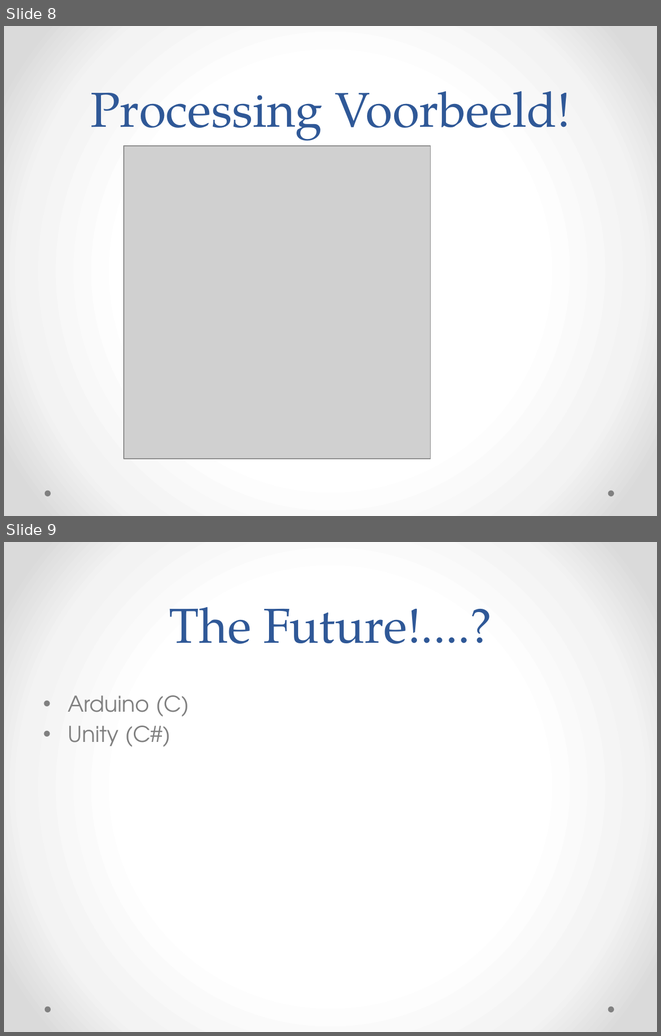
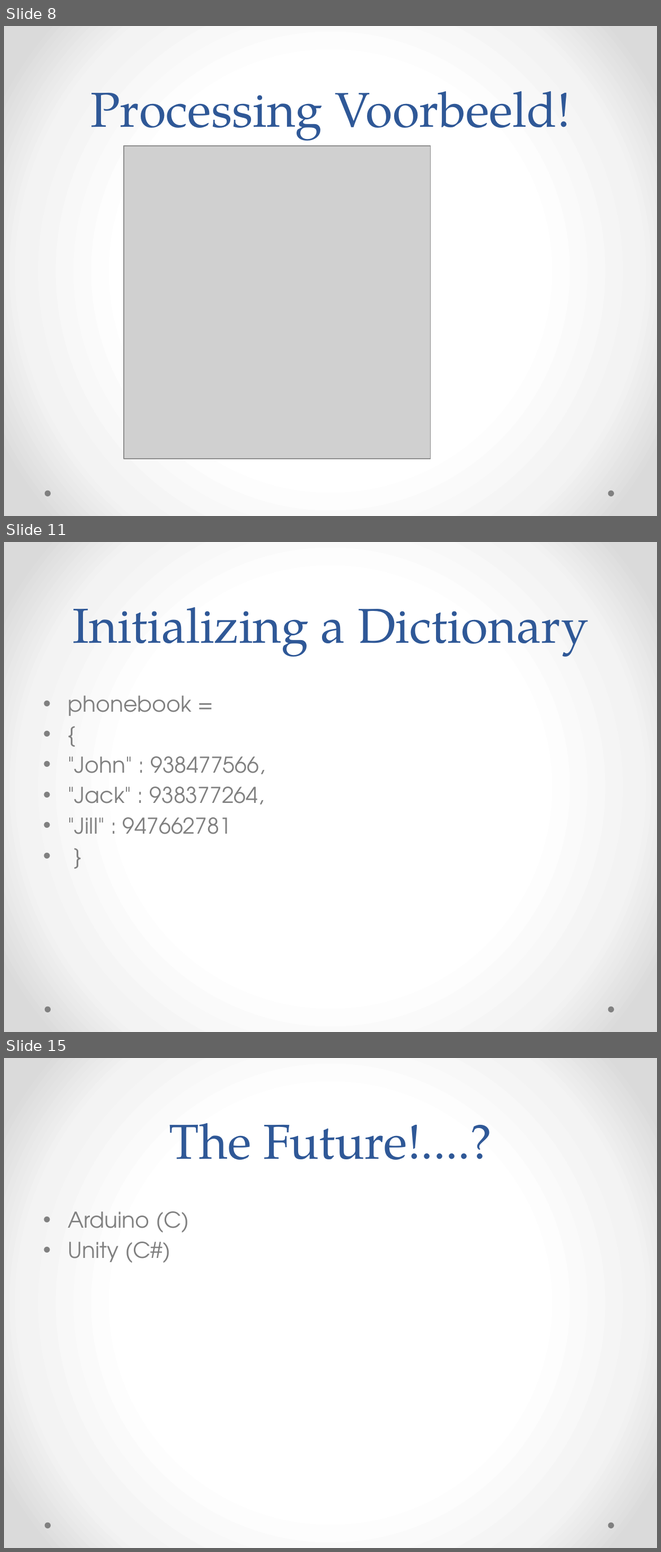
Before and after one commit to vmuijrers/EmpoweringCreativeThinkingThroughProgramming, a slide deck: Slides/ECTTP_Les_10_Overview.pptx. Shown one above the other, each under a label of ours: slides 8 and 9 before the commit, slides 8, 11 and 15 after it; the slides between them are not shown. The pictures are 661x1036 and 661x1552 pixels, drawn with LibreOffice and Linux fonts; fonts in the diff are those of the drawing; grey boxes stand for pictures. Boxes give left, top, right and bottom in pixels: in the first picture for what was removed or moved away, otherwise in the second. Text is boxed around its words. In the diff, an @@ line names an element or a change of style, - is before the commit and + after.

```diff
--- a/Slides/ECTTP_Les_10_Overview.pptx
+++ b/Slides/ECTTP_Les_10_Overview.pptx
@@ slide 11 added at (4,542,657,1032), background gradient #FFFFFF to #F4F4F4 to #DADADA; not listed: 2 template elements that a slide beside it also shows @@
@@ title added at (72,607,588,656), 54 pt, text #2F5897 @@
+Initializing a Dictionary
@@ text added at (68,695,265,834), 24 pt, text #808080 @@
+• phonebook =
+• {
+• "John" : 938477566,
+• "Jack" : 938377264,
+• "Jill" : 947662781
+• }
@@ what was slide 9 is now slide 15 @@
```
Also in this commit, not shown: 1 slide changed, 6 other slides added.
